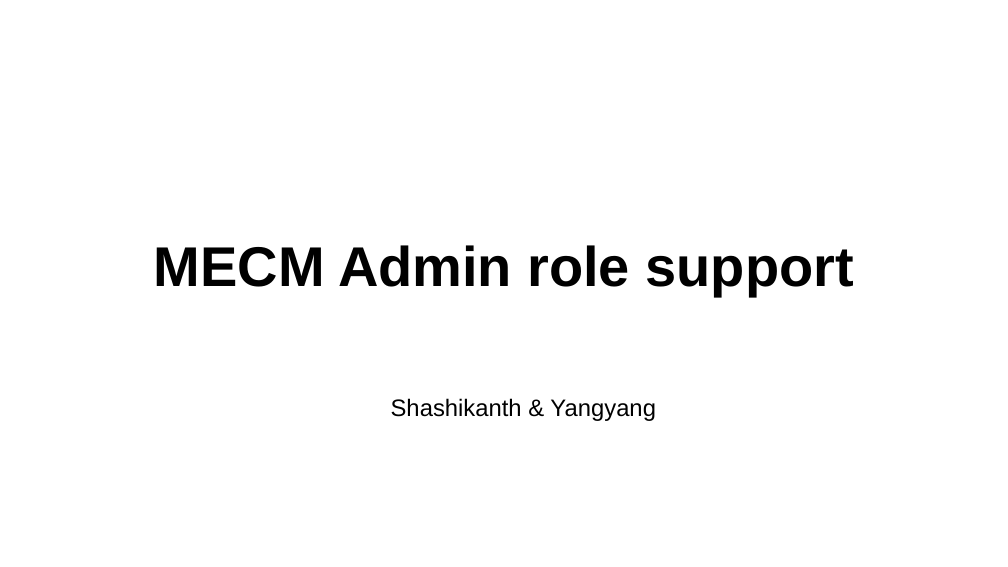
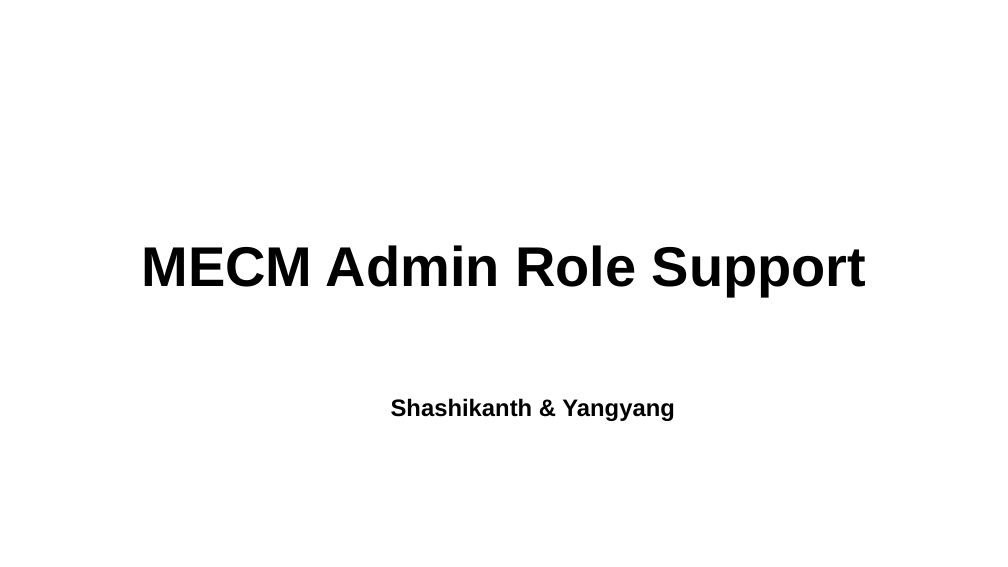
Before and after one commit to EdgeGallery/community, a slide deck: slide 1 of MECM PT/Release V1.1/MECM admin role support.pptx. Drawn at 1008x567 pixels with LibreOffice and Linux fonts; fonts in the diff are those of the drawing. Boxes give left, top, right and bottom in pixels: in the first picture for what was removed or moved away, otherwise in the second. Text is boxed around its words. In the diff, an @@ line names an element or a change of style, - is before the commit and + after.

Commit message:
mecm admin support ppt updated

```diff
--- a/MECM PT/Release V1.1/MECM admin role support.pptx
+++ b/MECM PT/Release V1.1/MECM admin role support.pptx
@@ subtitle at box(141, 245, 866, 295): text changed @@
-MECM Admin role support
+MECM Admin Role Support
@@ text "Shashikanth & Yangyang" at box(391, 398, 675, 421): bold on @@
```
Also in this commit, not shown: 2 other slides changed, 1 other file.
